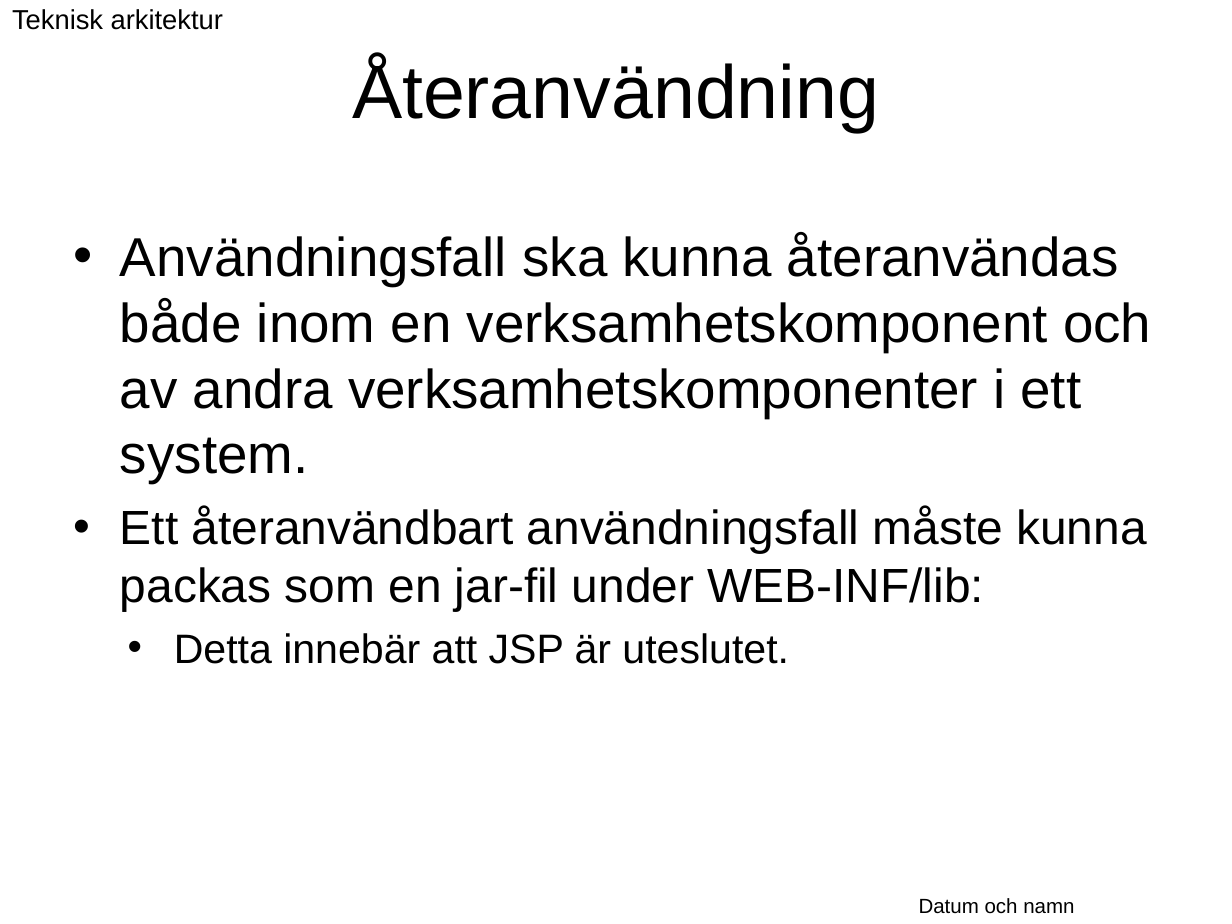
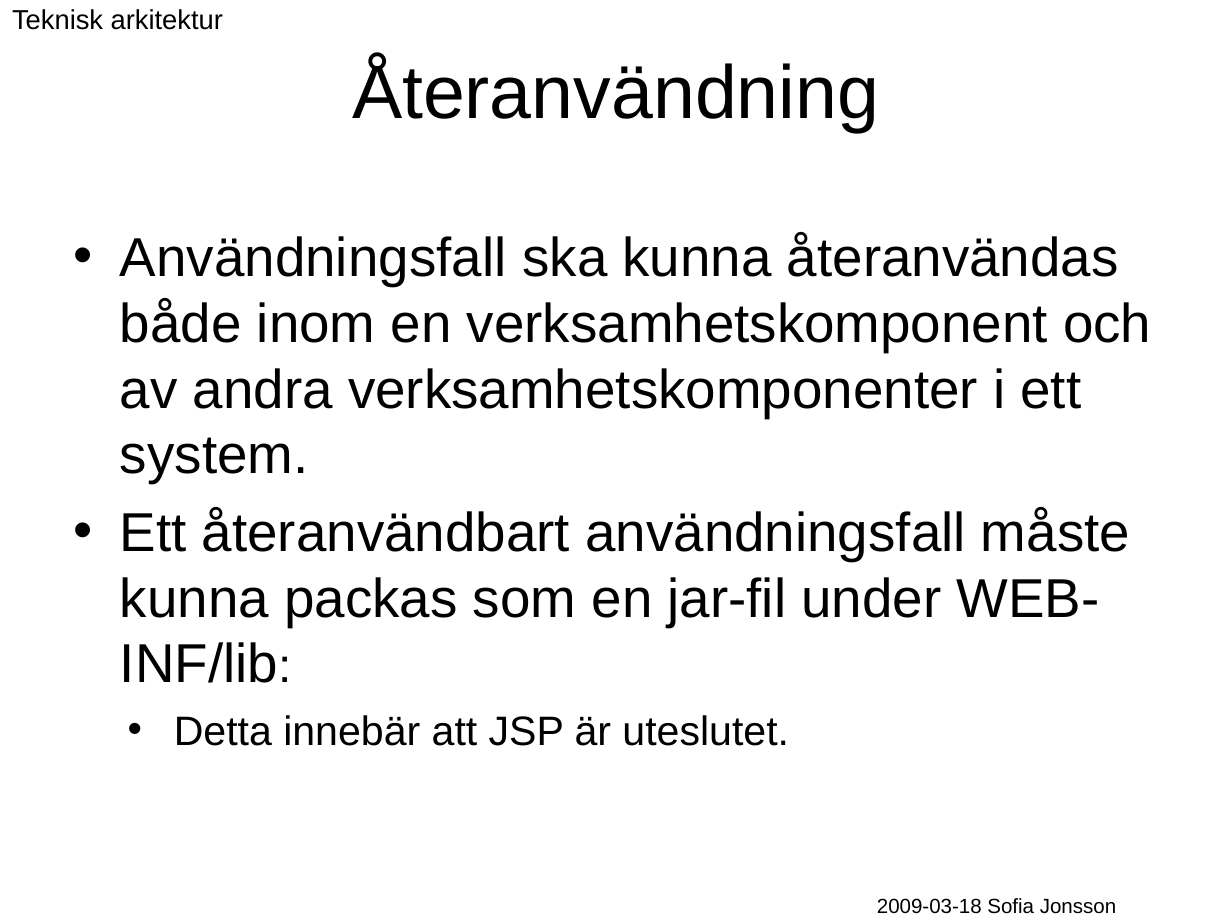
Before and after one commit to Vastra-Gotalandsregionen/oppna-program-hsatools, a slide deck: slide 43 of reference-architecture/Introduktion/Referensarkitektur_oversikt.ppt. Drawn at 1232x924 pixels with LibreOffice and Linux fonts; fonts in the diff are those of the drawing; background and template pictures are left out. Boxes give left, top, right and bottom in pixels: in the first picture for what was removed or moved away, otherwise in the second. Text is boxed around its words. In the diff, an @@ line names an element or a change of style, - is before the commit and + after.

```diff
--- a/reference-architecture/Introduktion/Referensarkitektur_oversikt.ppt
+++ b/reference-architecture/Introduktion/Referensarkitektur_oversikt.ppt
@@ text at bbox=[120, 508, 1130, 683]: size 28 to 32 pt in "Ett återanvändbart användningsfall måste kunna packas som ..." @@
@@ text at bbox=[877, 898, 1116, 914]: text changed @@
-Datum och namn
+2009-03-18 Sofia Jonsson
```
Also in this commit, not shown: 49 other slides changed.
